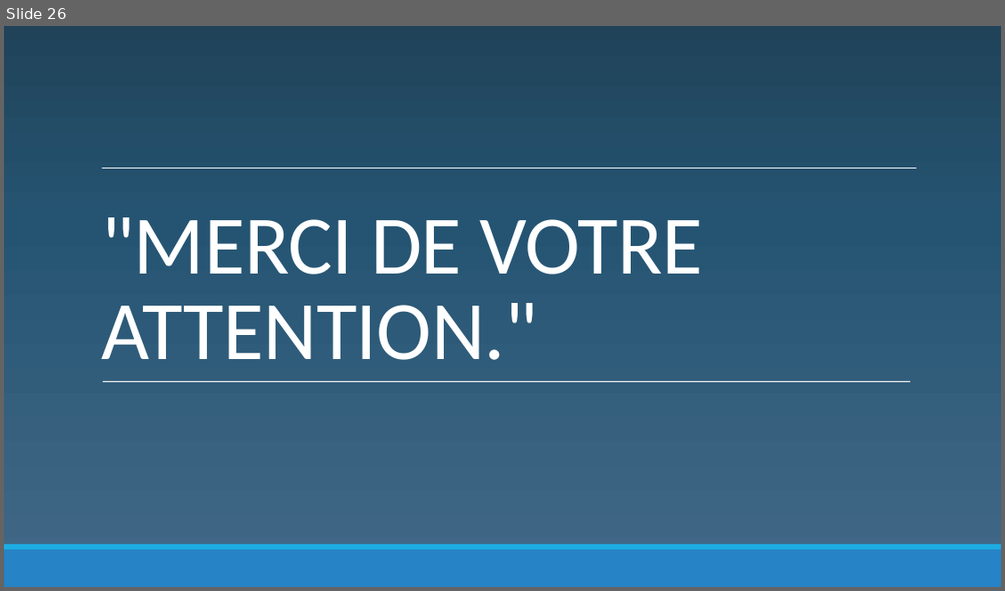
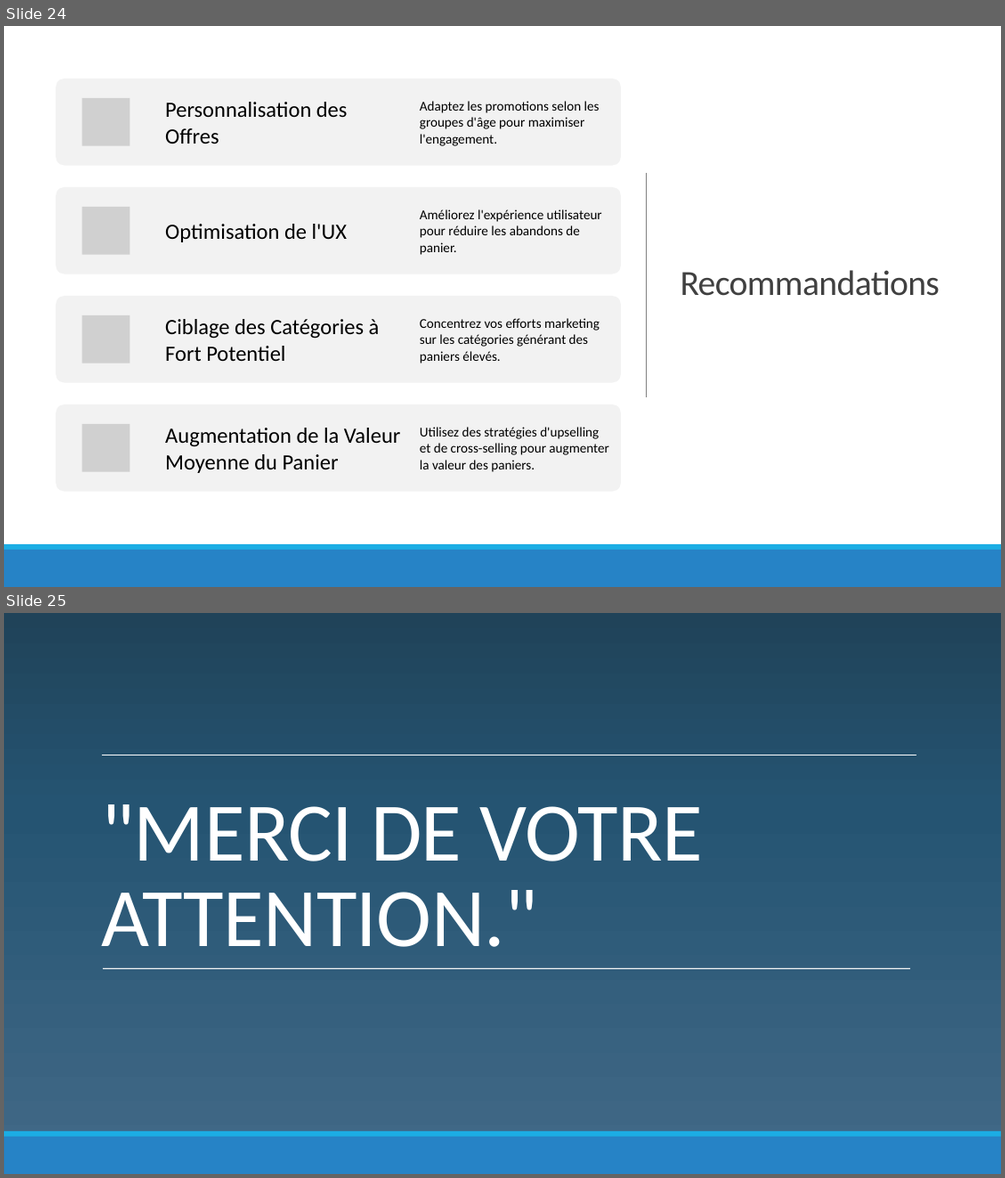
Before and after one commit to obenmaha/analyse-ventes-librairie, a slide deck: presentation_BENMAHAMMED_Oussama_Lapage.pptx. Shown one above the other, each under a label of ours: slide 26 before the commit, slides 24 and 25 after it. The pictures are 1005x591 and 1005x1178 pixels, drawn with LibreOffice and Linux fonts; fonts in the diff are those of the drawing; grey boxes stand for pictures; background and template pictures are left out. Boxes give left, top, right and bottom in pixels: in the first picture for what was removed or moved away, otherwise in the second. Text is boxed around its words. In the diff, an @@ line names an element or a change of style, - is before the commit and + after.

Commit message:
ajout de stats et mise en page pour la presentation

```diff
--- a/presentation_BENMAHAMMED_Oussama_Lapage.pptx
+++ b/presentation_BENMAHAMMED_Oussama_Lapage.pptx
@@ slide 24 added at [4,26,1001,587], background #FFFFFF @@
@@ rectangle added at [4,26,1001,544], fill #FFFFFF @@
@@ line added from (647, 173) to (647, 397), #808080 0.5 pt @@
@@ title added at [680,270,939,296], 34 pt, text #404040 @@
+Recommandations
@@ group added at [56,79,621,491]: 8 texts, 4 rounded rectangles, 4 pictures @@
+Personnalisation des Offres
+Adaptez les promotions selon les groupes d'âge pour maximiser l'engagement.
+Optimisation de l'UX
+Améliorez l'expérience utilisateur pour réduire les abandons de panier.
+Ciblage des Catégories à Fort Potentiel
+Concentrez vos efforts marketing sur les catégories générant des paniers élevés.
+Augmentation de la Valeur Moyenne du Panier
+Utilisez des stratégies d'upselling et de cross-selling pour augmenter la valeur des paniers.
@@ rectangle added at [4,545,1001,550], fill #1CADE4 @@
@@ rectangle added at [4,544,1001,549], fill #1CADE4 @@
@@ rectangle added at [4,549,1001,587], fill #2683C6 @@
@@ what was slide 26 is now slide 25 @@
```
Also in this commit, not shown: 8 slides changed, 6 other slides added, 8 slides removed, 1 other file.
